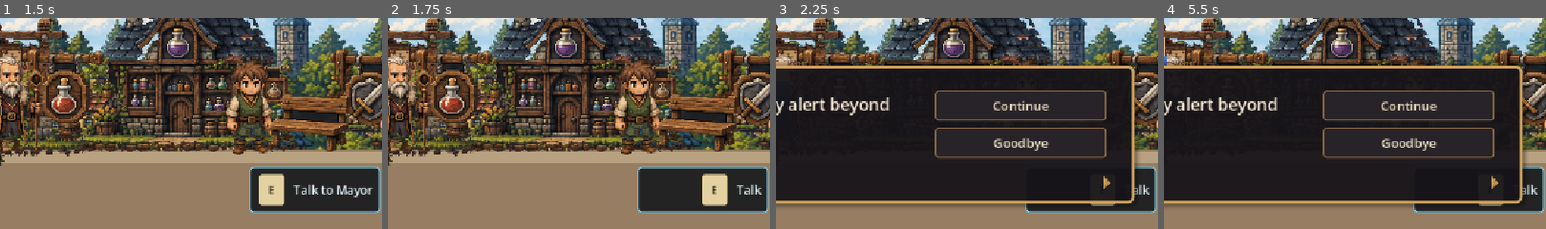
Above: before the commit, frames 1-4 (left to right).
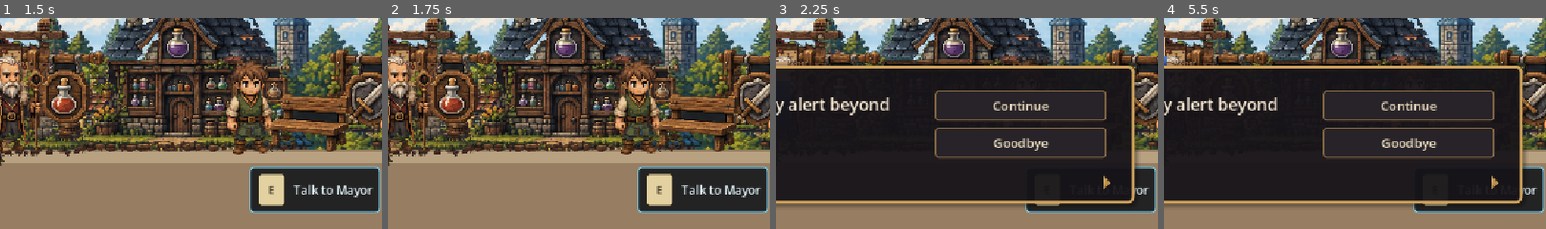
Above: after the commit, the same moments.

Repository: judadao/game_godot
Game: Godot game, scene res://scenes/game/game.tscn
The game is run twice, just before and just after one commit, with the same random seed, the same clock (stepped at 60 frames per second) and the same inputs.
Inputs (mouse positions are % of the whole screen's width and height, from its top left):
- Up to frame 1 (1.5 s): tap Enter (ui_accept) at 0.5 s; move the mouse to (72, 44) at 0.52 s; hold E (interact) 0.53-1.28 s; hold D (move_right) from 0.53 s (still down); click (72, 44) at 0.67 s; tap W (jump) at 0.77 s; move the mouse to (30, 54) at 1.27 s; click (30, 54) at 1.35 s
- Up to frame 2 (1.75 s): keep holding D (move_right); tap W (jump) at 1.52 s; tap E (interact) at 1.55 s
- Up to frame 3 (2.25 s): move the mouse to (60, 27) at 2.02 s; release D (move_right) at 2.03 s; hold A (move_left) from 2.03 s (still down); hold E (interact) from 2.03 s (still down)
- Up to frame 4 (5.5 s): release A (move_left) at 2.75 s; release E (interact) at 2.75 s; click "Continue" at 2.75 s; click "Continue" at 3.5 s; click "Goodbye" at 4.25 s; tap Enter (ui_accept) at 5 s; move the mouse to (45, 69) at 5.02 s; hold D (move_right) from 5.03 s (still down); tap E (interact) at 5.1 s; click (45, 69) at 5.17 s; tap W (jump) at 5.27 s
The pictures show only the part of the screen within x 48-98%, y 50-100%; the shares and areas given below are measured in that part.

Frame 1 is identical in both runs. In frame 2, 2.5% of the frame differs, in the area x 67-98%, y 73-90%; in frame 3, 0.3%; in frame 4, 0.3%.

Commit message:
fix: show named interaction prompts centered

Diff:
--- a/scenes/ui/HUD.tscn
+++ b/scenes/ui/HUD.tscn
@@ -298,4 +298,5 @@
 layout_mode = 2
 text = "Talk to Mayor"
 label_settings = SubResource("LabelSettings_prompt")
+horizontal_alignment = 1
 vertical_alignment = 1
--- a/scripts/managers/game.gd
+++ b/scripts/managers/game.gd
@@ -365,6 +365,11 @@
 	var prompt := "Interact"
 	if current_interactive.has_method("get_interaction_prompt"):
 		prompt = String(current_interactive.call("get_interaction_prompt"))
+	var raw_display_name: Variant = current_interactive.get("display_name")
+	if raw_display_name != null:
+		var display_name := String(raw_display_name).strip_edges()
+		if not display_name.is_empty():
+			prompt = "%s to %s" % [prompt, display_name]
 	if hud.has_method("set_interaction_prompt"):
 		hud.call("set_interaction_prompt", prompt, "E")
 
--- a/scripts/ui/hud.gd
+++ b/scripts/ui/hud.gd
@@ -18,6 +18,7 @@
 	mouse_filter = Control.MOUSE_FILTER_IGNORE
 	interaction_panel.mouse_filter = Control.MOUSE_FILTER_STOP
 	interaction_panel.gui_input.connect(_on_interaction_panel_input)
+	prompt_text.horizontal_alignment = HORIZONTAL_ALIGNMENT_CENTER
 
 func open() -> void:
 	visible = true
--- /dev/null
+++ b/tests/interaction_prompt_display_test.gd
@@ -0,0 +1,41 @@
+extends SceneTree
+
+func _init() -> void:
+	call_deferred("_run")
+
+func _run() -> void:
+	var failed := false
+	var game_scene := load("res://scenes/game/game.tscn") as PackedScene
+	if game_scene == null:
+		push_error("Game scene failed to load.")
+		quit(1)
+		return
+
+	var game := game_scene.instantiate()
+	root.add_child(game)
+	await process_frame
+	await process_frame
+
+	var map: Node = game.get_current_map()
+	var mayor: Node = map.find_child("MayorInteractive", true, false)
+	if mayor == null:
+		push_error("MayorInteractive is missing.")
+		failed = true
+	else:
+		game._on_interaction_available(mayor, game.get_player())
+		await process_frame
+
+	var prompt_label := game.hud.get_node_or_null("InteractionPanel/PromptRow/PromptText") as Label
+	if prompt_label == null:
+		push_error("HUD prompt label is missing.")
+		failed = true
+	else:
+		if prompt_label.text != "Talk to Mayor":
+			push_error("Expected 'Talk to Mayor', got '%s'." % prompt_label.text)
+			failed = true
+		if prompt_label.horizontal_alignment != HORIZONTAL_ALIGNMENT_CENTER:
+			push_error("Expected interaction prompt text to be centered.")
+			failed = true
+
+	game.queue_free()
+	quit(1 if failed else 0)
Not shown, added: tests/interaction_prompt_display_test.gd.uid
